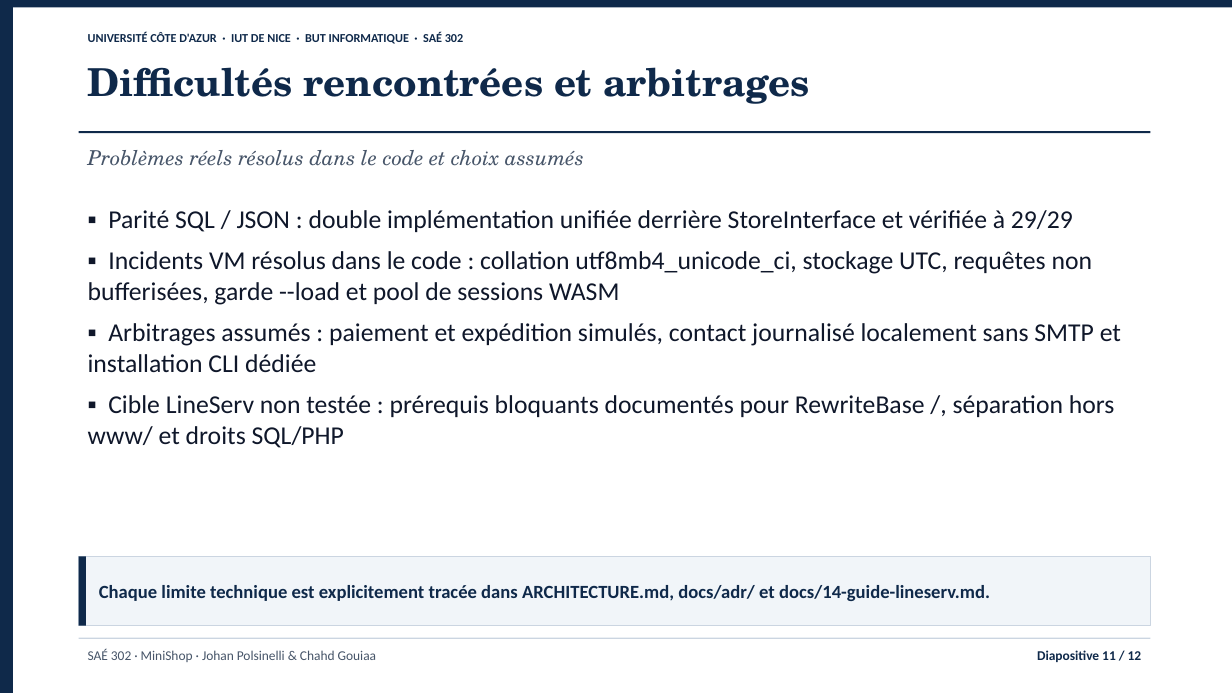
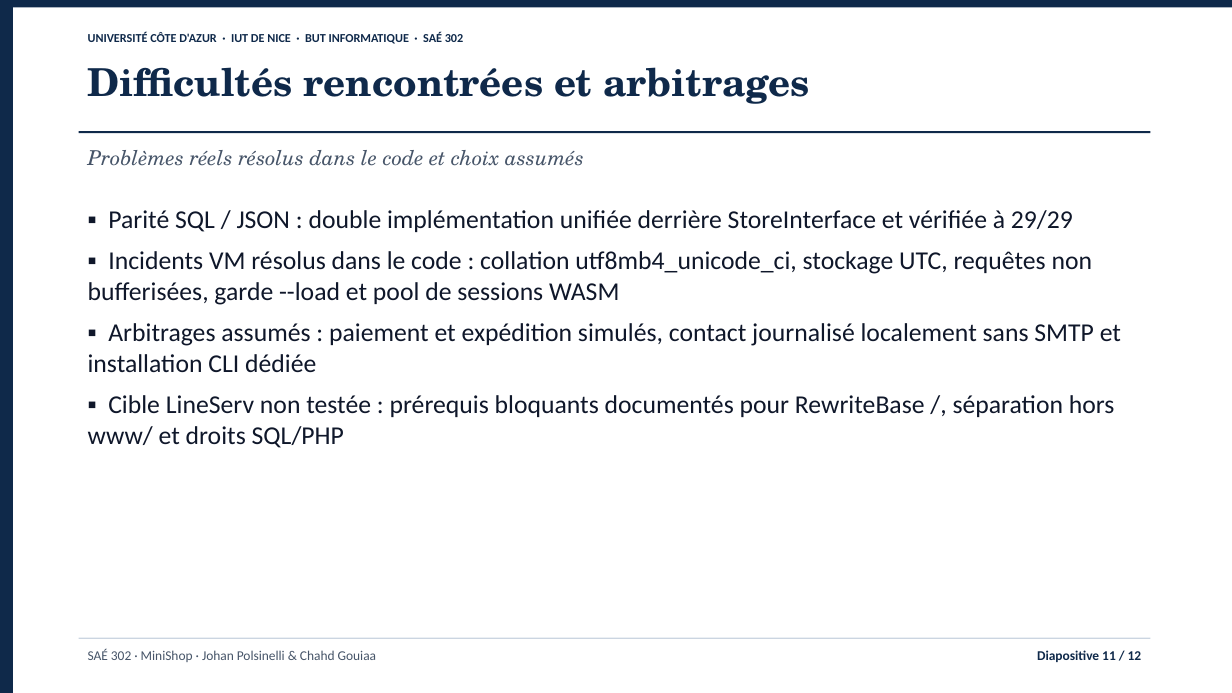
Before and after one commit to jojo8356/SAE-302, a slide deck: slide 11 of livrables/minishop-soutenance.pptx. Drawn at 1232x693 pixels with LibreOffice and Linux fonts; fonts in the diff are those of the drawing. Boxes give left, top, right and bottom in pixels: in the first picture for what was removed or moved away, otherwise in the second. Text is boxed around its words. In the diff, an @@ line names an element or a change of style, - is before the commit and + after.

Commit message:
docs: retire les bandeaux de synthèse sur toutes les diapositives sauf la 2

```diff
--- a/livrables/minishop-soutenance.pptx
+++ b/livrables/minishop-soutenance.pptx
@@ rectangle removed at <box>79,556,1151,626</box> @@
-Chaque limite technique est explicitement tracée dans ARCHITECTURE.md, docs/adr/ et docs/14-guide-lineserv.md.
@@ rectangle removed at <box>79,556,86,626</box> @@
```
Also in this commit, not shown: 10 other slides changed, 4 other files.
